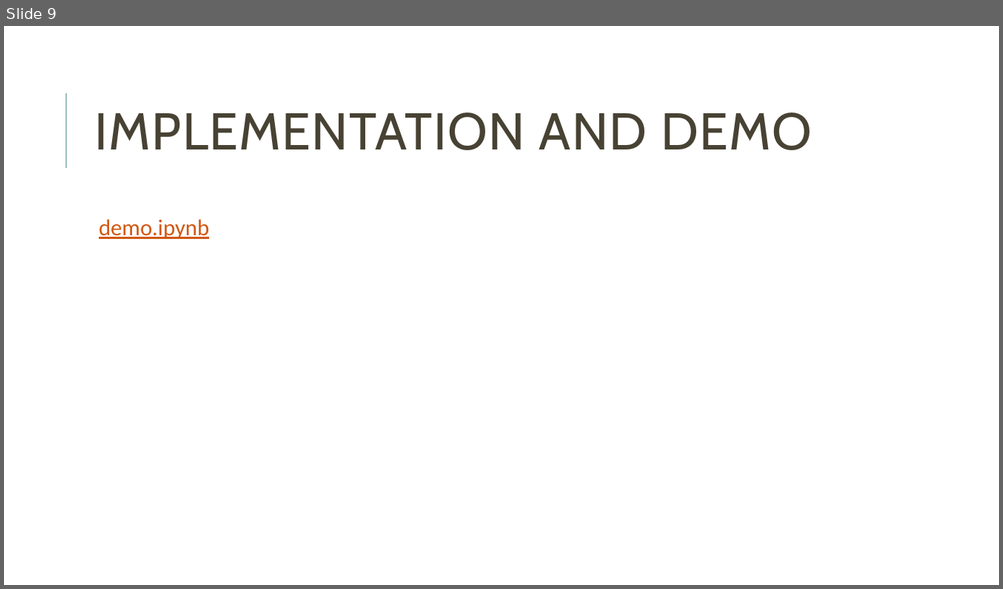
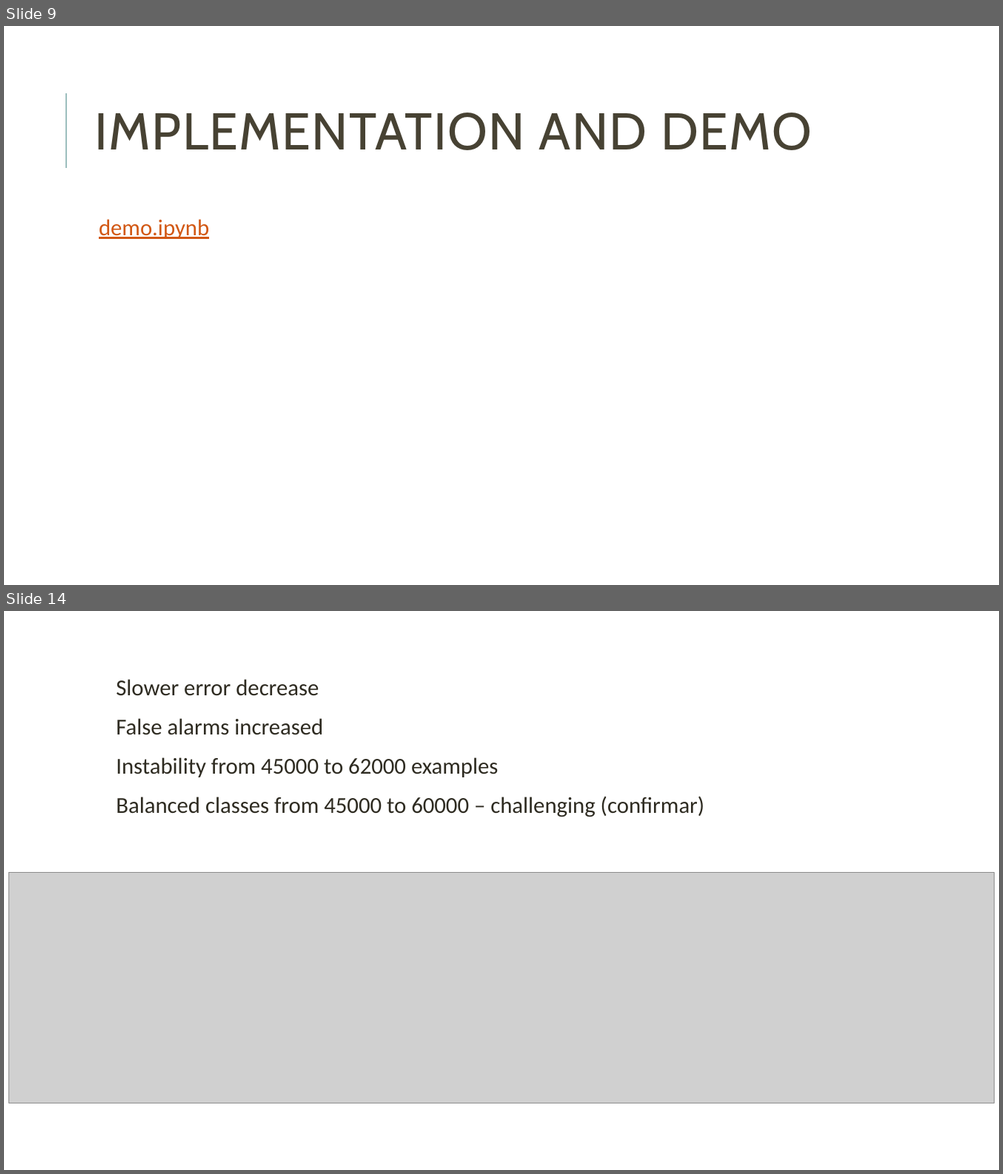
Before and after one commit to miguelFigSilva/dsm_SPC, a slide deck: presentation.pptx. Shown one above the other, each under a label of ours: slide 9 before the commit, slides 9 and 14 after it; the slides between them are not shown. The pictures are 1003x589 and 1003x1174 pixels, drawn with LibreOffice and Linux fonts; fonts in the diff are those of the drawing; grey boxes stand for pictures. Boxes give left, top, right and bottom in pixels: in the first picture for what was removed or moved away, otherwise in the second. Text is boxed around its words. In the diff, an @@ line names an element or a change of style, - is before the commit and + after.

Commit message:
updated presentation

```diff
--- a/presentation.pptx
+++ b/presentation.pptx
@@ slide 14 added at [4, 611, 999, 1170], background #FFFFFF @@
@@ text added at [116, 679, 705, 817], 22 pt, text #2E2B21 @@
+  Slower error decrease
+  False alarms increased
+  Instability from 45000 to 62000 examples
+  Balanced classes from 45000 to 60000 – challenging (confirmar)
@@ picture added at [9, 872, 994, 1103] @@
```
Also in this commit, not shown: 2 slides changed, 7 other slides added.
